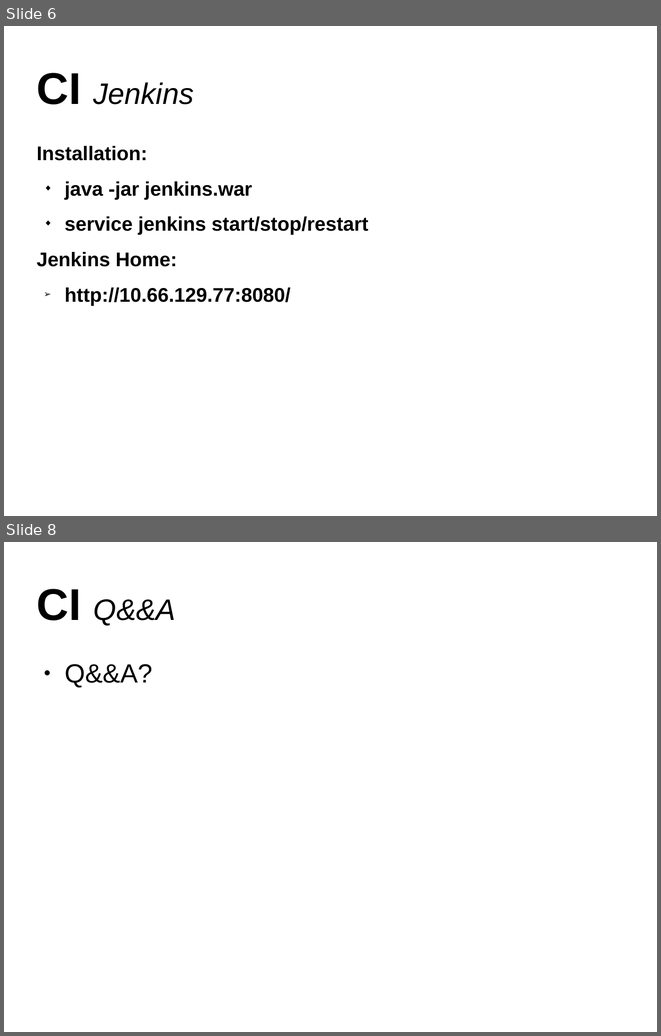
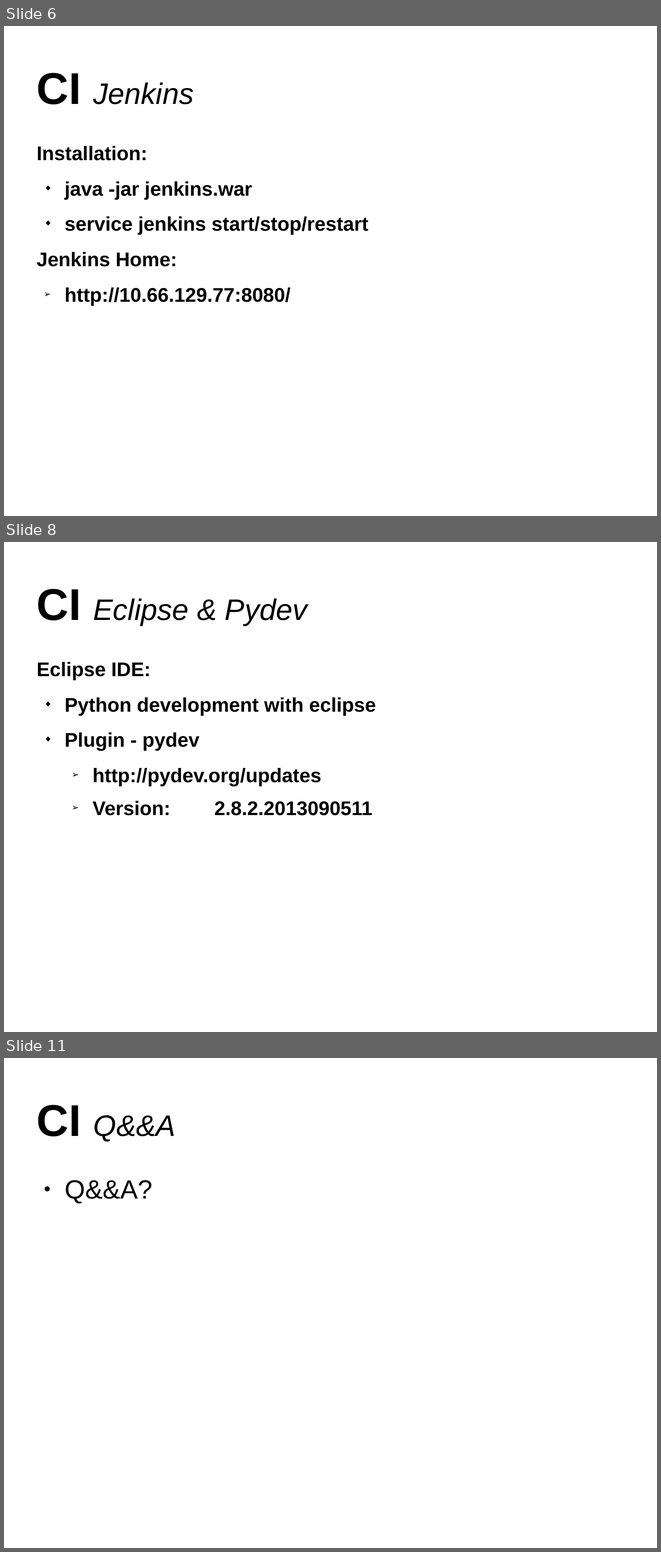
Before and after one commit to shihliu/entitlement, a slide deck: entitlment_ci.odp. Shown one above the other, each under a label of ours: slides 6 and 8 before the commit, slides 6, 8 and 11 after it; the slides between them are not shown. The pictures are 661x1036 and 661x1552 pixels, drawn with LibreOffice and Linux fonts; fonts in the diff are those of the drawing. Boxes give left, top, right and bottom in pixels: in the first picture for what was removed or moved away, otherwise in the second. Text is boxed around its words. In the diff, an @@ line names an element or a change of style, - is before the commit and + after.

```diff
--- a/entitlment_ci.odp
+++ b/entitlment_ci.odp
@@ slide 8 added at [4, 542, 657, 1032], background #FFFFFF @@
@@ title added at [37, 589, 307, 625], 36 pt, text #000000, italic @@
+CI Eclipse & Pydev
@@ text added at [37, 662, 376, 815], 24 pt, text #000000, bold @@
+Eclipse IDE:
+◆ Python development with eclipse
+◆ Plugin - pydev
+  ➢ http://pydev.org/updates
+  ➢ Version: 2.8.2.2013090511
@@ what was slide 8 is now slide 11 @@
```
Also in this commit, not shown: 1 slide changed, 2 other slides added.
